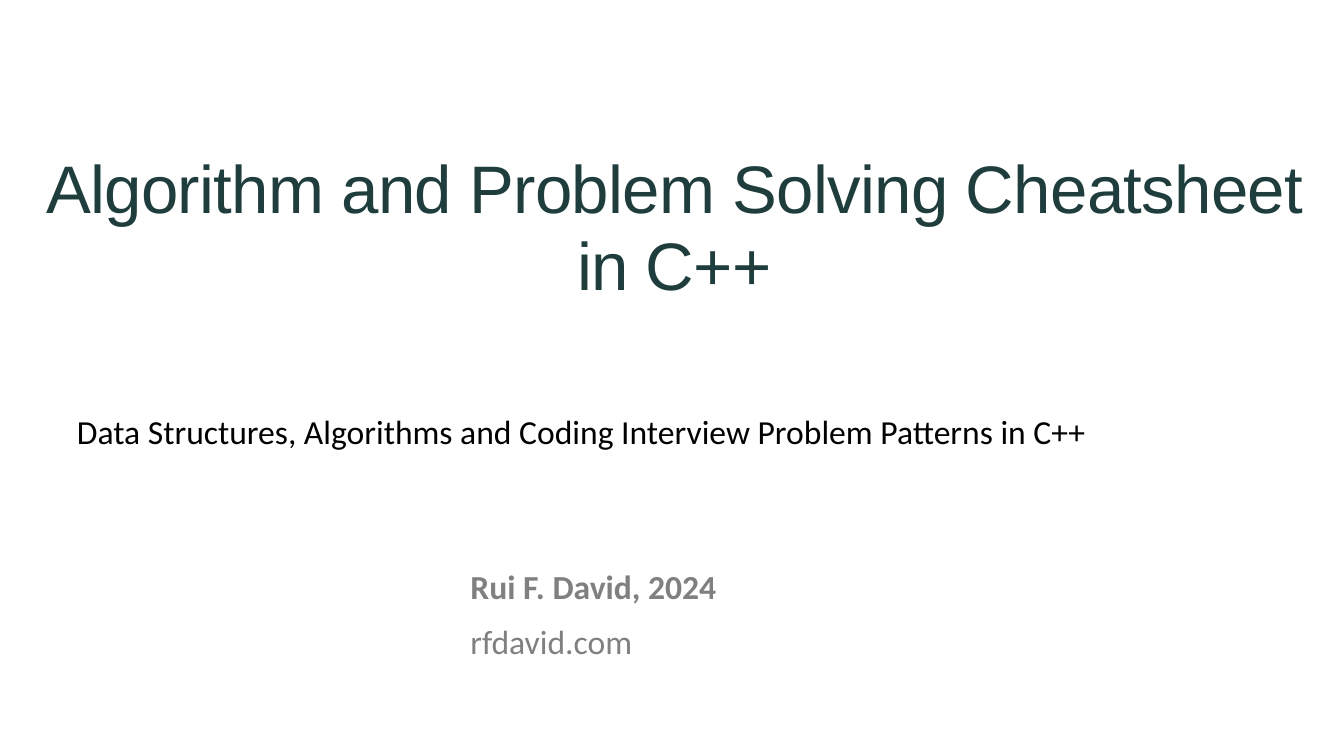
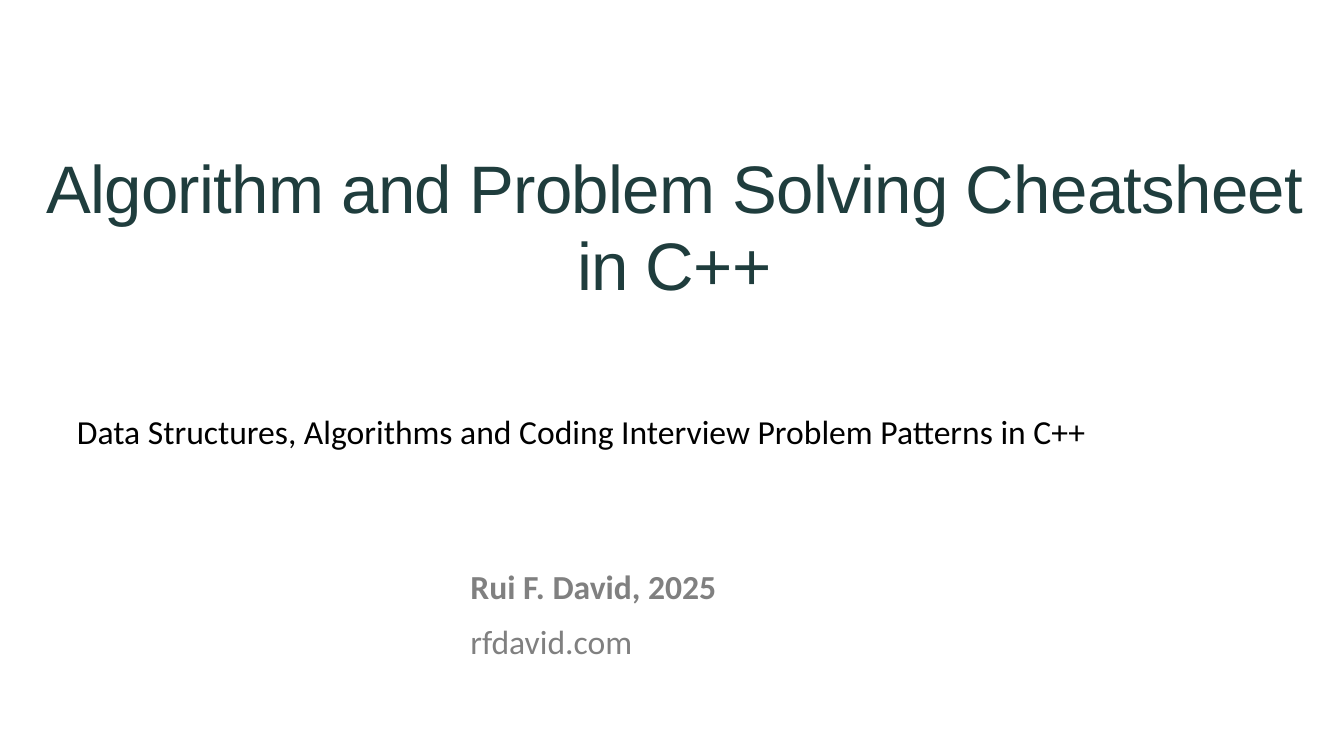
Before and after one commit to rfdavid/coding-interview-handbook-cpp, a slide deck: slide 1 of Algorithm and problem Solving Cheatsheet.pptm. Drawn at 1344x756 pixels with LibreOffice and Linux fonts; fonts in the diff are those of the drawing. Boxes give left, top, right and bottom in pixels: in the first picture for what was removed or moved away, otherwise in the second. Text is boxed around its words. In the diff, an @@ line names an element or a change of style, - is before the commit and + after.

```diff
--- a/Algorithm and problem Solving Cheatsheet.pptm
+++ b/Algorithm and problem Solving Cheatsheet.pptm
@@ text at [470, 575, 716, 603]: text changed @@
-Rui F. David, 2024
+Rui F. David, 2025
```
Also in this commit, not shown: 1 other slide changed, 13 other files.
